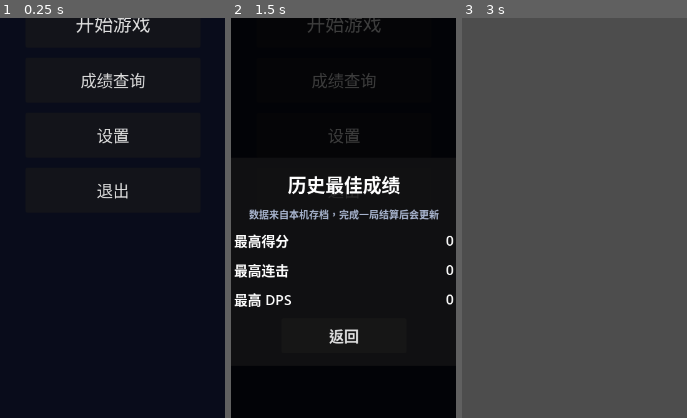
Above: before the commit, frames 1-3 (left to right).
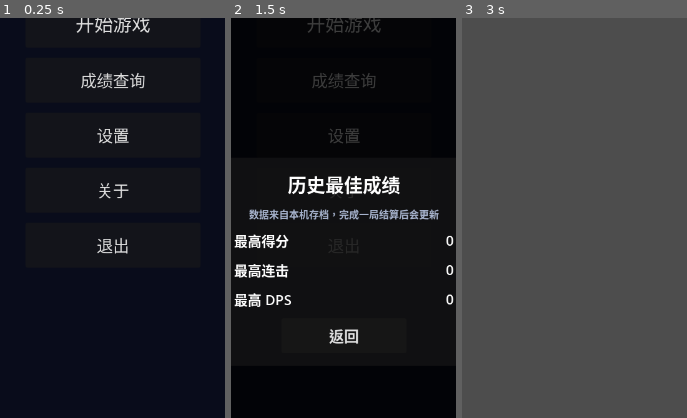
Above: after the commit, the same moments.

Repository: qingzhixing/plane-war
Game: Godot game, scene res://scenes/MainMenu.tscn
Two runs of this game, one before a commit and one after it. Both use one fixed random seed, a clock stepped at 60 frames per second and the inputs below. Sound files missing from this copy of the repository are replaced by a short silence.
Inputs (mouse positions are % of the whole screen's width and height, from its top left):
- Up to frame 1 (0.25 s): no input
- Up to frame 2 (1.5 s): click "成绩查询" at 0.5 s; click (50, 41) at 1.25 s, where only the run after the commit has a clickable "关于"
- Up to frame 3 (3 s): click "返回" at 2 s; click "开始游戏" at 2.75 s
The pictures show only the part of the screen within x 25-75%, y 20-70%; the shares and areas given below are measured in that part.

The runs differ from the first frame. In frame 1, 0.6% of the frame differs, in the area x 43-58%, y 41-59%; in frame 2, less than 0.1%; in frame 3, nothing differs.

Commit message:
📦 NEW: 主菜单关于页与 GitHub 链接
Made-with: Cursor

Diff:
--- a/scenes/MainMenu.tscn
+++ b/scenes/MainMenu.tscn
@@ -1,10 +1,11 @@
-[gd_scene load_steps=6 format=3 uid="uid://mainmenu"]
+[gd_scene load_steps=7 format=3 uid="uid://mainmenu"]
 
 [ext_resource type="Script" path="res://scripts/main_menu.gd" id="1_script"]
 [ext_resource type="PackedScene" uid="uid://btv236w48os2y" path="res://scenes/Main.tscn" id="2_main"]
 [ext_resource type="Script" path="res://scripts/settings_ui.gd" id="3_settings"]
 [ext_resource type="Theme" path="res://assets/theme/default_ui_theme.tres" id="4_theme"]
 [ext_resource type="Script" path="res://scripts/records_query_ui.gd" id="5_records"]
+[ext_resource type="Script" path="res://scripts/about_ui.gd" id="6_about"]
 
 [node name="MainMenuRoot" type="Control"]
 layout_mode = 3
@@ -100,6 +101,13 @@
 theme_override_font_sizes/font_size = 26
 text = "设置"
 
+[node name="AboutButton" type="Button" parent="MainMargin/MainColumn/ButtonColumn"]
+unique_name_in_owner = true
+custom_minimum_size = Vector2(280, 72)
+layout_mode = 2
+theme_override_font_sizes/font_size = 26
+text = "关于"
+
 [node name="QuitButton" type="Button" parent="MainMargin/MainColumn/ButtonColumn"]
 unique_name_in_owner = true
 custom_minimum_size = Vector2(280, 72)
@@ -126,6 +134,88 @@
 process_mode = 4
 script = ExtResource("5_records")
 
+[node name="AboutUI" type="CanvasLayer" parent="."]
+unique_name_in_owner = true
+process_mode = 4
+script = ExtResource("6_about")
+
+[node name="AboutDimmer" type="ColorRect" parent="AboutUI"]
+anchors_preset = 15
+anchor_right = 1.0
+anchor_bottom = 1.0
+grow_horizontal = 2
+grow_vertical = 2
+mouse_filter = 0
+color = Color(0, 0, 0, 0.75)
+
+[node name="AboutCenter" type="CenterContainer" parent="AboutUI"]
+anchors_preset = 15
+anchor_right = 1.0
+anchor_bottom = 1.0
+grow_horizontal = 2
+grow_vertical = 2
+
+[node name="AboutPanel" type="PanelContainer" parent="AboutUI/AboutCenter"]
+custom_minimum_size = Vector2(420, 480)
+layout_mode = 2
+
+[node name="AboutMargin" type="MarginContainer" parent="AboutUI/AboutCenter/AboutPanel"]
+layout_mode = 2
+theme_override_constants/margin_left = 20
+theme_override_constants/margin_top = 16
+theme_override_constants/margin_right = 20
+theme_override_constants/margin_bottom = 16
+
+[node name="AboutVBox" type="VBoxContainer" parent="AboutUI/AboutCenter/AboutPanel/AboutMargin"]
+layout_mode = 2
+theme_override_constants/separation = 12
+
+[node name="AboutTitle" type="Label" parent="AboutUI/AboutCenter/AboutPanel/AboutMargin/AboutVBox"]
+layout_mode = 2
+theme_override_font_sizes/font_size = 28
+text = "关于 plane-war"
+horizontal_alignment = 1
+
+[node name="AboutScroll" type="ScrollContainer" parent="AboutUI/AboutCenter/AboutPanel/AboutMargin/AboutVBox"]
+custom_minimum_size = Vector2(0, 220)
+layout_mode = 2
+size_flags_vertical = 3
+
+[node name="AboutBody" type="RichTextLabel" parent="AboutUI/AboutCenter/AboutPanel/AboutMargin/AboutVBox/AboutScroll"]
+layout_mode = 2
+size_flags_horizontal = 3
+size_flags_vertical = 3
+bbcode_enabled = true
+fit_content = true
+scroll_active = false
+theme_override_font_sizes/normal_font_size = 18
+text = "[b]plane-war[/b]
+竖屏弹幕射击小品：波次清场、三选一强化、Boss 战；以评分 / 连击 / DPS 为反馈核心。
+
+[b]开发者[/b]
+qingzhixing
+
+[b]技术[/b]
+Godot Engine 4.x · GDScript
+
+[b]开源[/b]
+源码与议题见 GitHub（下方按钮可在浏览器打开）。"
+
+[node name="GithubButton" type="Button" parent="AboutUI/AboutCenter/AboutPanel/AboutMargin/AboutVBox"]
+unique_name_in_owner = true
+custom_minimum_size = Vector2(0, 52)
+layout_mode = 2
+theme_override_font_sizes/font_size = 20
+text = "在浏览器打开 GitHub 仓库"
+
+[node name="CloseAboutButton" type="Button" parent="AboutUI/AboutCenter/AboutPanel/AboutMargin/AboutVBox"]
+unique_name_in_owner = true
+custom_minimum_size = Vector2(200, 48)
+layout_mode = 2
+size_flags_horizontal = 4
+theme_override_font_sizes/font_size = 22
+text = "返回"
+
 [node name="Dimmer" type="ColorRect" parent="RecordsQueryUI"]
 anchors_preset = 15
 anchor_right = 1.0
@@ -233,5 +323,8 @@
 [connection signal="pressed" from="MainMargin/MainColumn/ButtonColumn/StartButton" to="." method="_on_start_pressed"]
 [connection signal="pressed" from="MainMargin/MainColumn/ButtonColumn/RecordsButton" to="." method="_on_records_pressed"]
 [connection signal="pressed" from="MainMargin/MainColumn/ButtonColumn/SettingsButton" to="." method="_on_settings_pressed"]
+[connection signal="pressed" from="MainMargin/MainColumn/ButtonColumn/AboutButton" to="." method="_on_about_pressed"]
 [connection signal="pressed" from="MainMargin/MainColumn/ButtonColumn/QuitButton" to="." method="_on_quit_pressed"]
 [connection signal="pressed" from="RecordsQueryUI/Center/Panel/Margin/VBox/CloseRecordsButton" to="RecordsQueryUI" method="_on_close_pressed"]
+[connection signal="pressed" from="AboutUI/AboutCenter/AboutPanel/AboutMargin/AboutVBox/GithubButton" to="AboutUI" method="_on_github_pressed"]
+[connection signal="pressed" from="AboutUI/AboutCenter/AboutPanel/AboutMargin/AboutVBox/CloseAboutButton" to="AboutUI" method="_on_close_pressed"]
--- /dev/null
+++ b/scripts/about_ui.gd
@@ -0,0 +1,21 @@
+extends CanvasLayer
+
+const GITHUB_URL := "https://github.com/qingzhixing/plane-war"
+
+
+func _ready() -> void:
+	process_mode = Node.PROCESS_MODE_ALWAYS
+	layer = 118
+	visible = false
+
+
+func show_panel() -> void:
+	visible = true
+
+
+func _on_close_pressed() -> void:
+	visible = false
+
+
+func _on_github_pressed() -> void:
+	OS.shell_open(GITHUB_URL)
--- a/scripts/main_menu.gd
+++ b/scripts/main_menu.gd
@@ -1,5 +1,5 @@
 extends Control
-## 唯一名称：%StartButton %RecordsButton %SettingsButton %QuitButton %SettingsUI %RecordsQueryUI
+## 唯一名称：%StartButton %RecordsButton %SettingsButton %AboutButton %QuitButton %SettingsUI %RecordsQueryUI %AboutUI
 
 @export var game_scene: PackedScene
 
@@ -23,5 +23,9 @@
 	(%SettingsUI as CanvasLayer).show_settings_from_menu()
 
 
+func _on_about_pressed() -> void:
+	(%AboutUI as CanvasLayer).show_panel()
+
+
 func _on_quit_pressed() -> void:
 	get_tree().quit()
